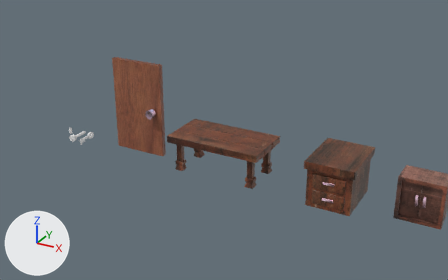
One commit to the Blender file covert-asset.blend: the scene before it, then after it.
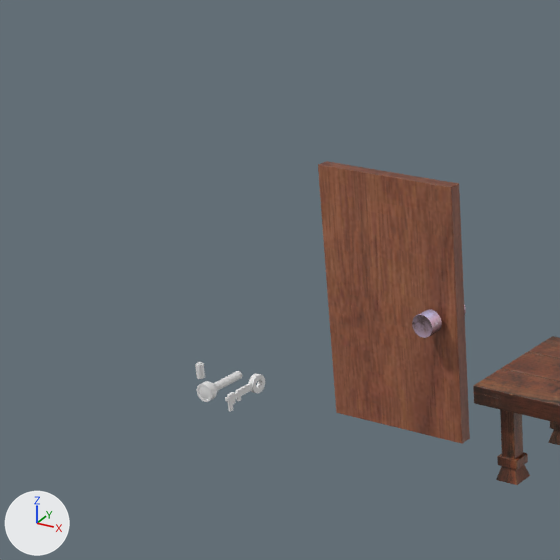
Each version is shown from a 50 mm lens placed at (11.81, -14.31, 8.12), pointed at (2.67, 2.31, -0.19), then close up on the part from 0% to 44% of the width and 0% to 71% of the height. Arrows for +X, +Y and +Z are at lower left; the lights stay in place.

Names of what the first close-up shows: 'Door', 'Doorhandle', 'Table', 'Table_legs'.
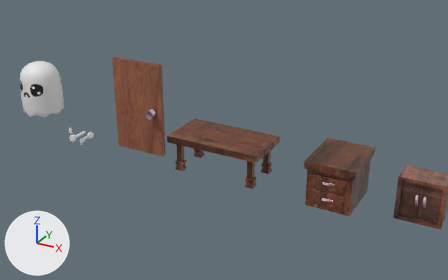
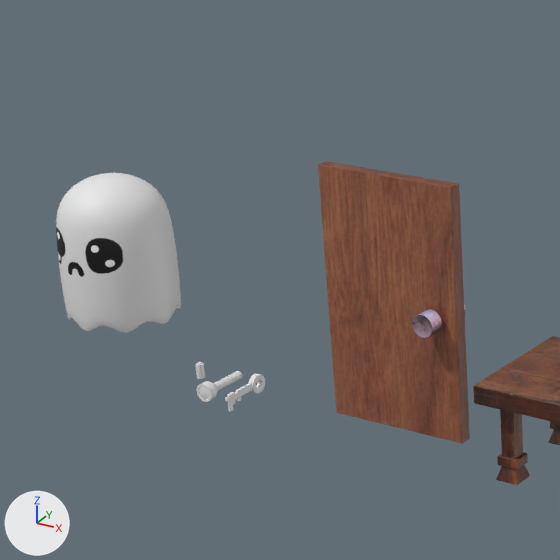
Changed parts and their boxes [x1, y1, x2, y2] in the close-ups (560 x 560 px):
'Cylinder', added
    after: [56, 173, 181, 333]

The change, as a diff of the scene's bpy script:
```diff
--- a/covert-asset.blend.py
+++ b/covert-asset.blend.py
@@ img_ghost @@
+img_ghost = load_image('Ghost', 'Materials/Ghost.png', 800, 800, 'sRGB')
@@ mat_ghost @@
+mat_ghost = principled_material('Ghost')
+mat_ghost.texture = img_ghost
@@ me_cylinder_002 @@
+me_cylinder_002.from_pydata(...)  # 2434 vertices, 2432 faces; spans x -0.67..0.67, y -0.67..0.67, z 0.58..2.29
+me_cylinder_002.polygons.foreach_set('use_smooth', [True] * 2432)
+me_cylinder_002.materials.append(mat_ghost)  # picture img_ghost
@@ ob_cylinder @@
+ob_cylinder = bpy.data.objects.new('Cylinder', me_cylinder_002)
+ob_cylinder.location = (-3.0, 0.0, 0.0)
```
